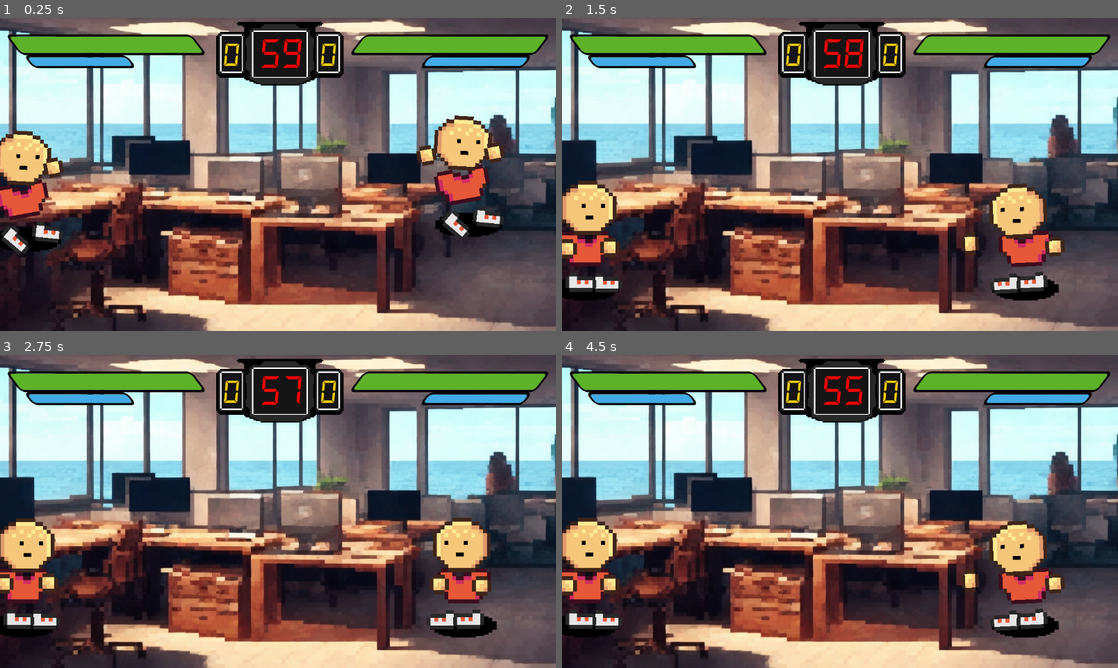
Above: before the commit, frames 1-4 (two rows, left to right).
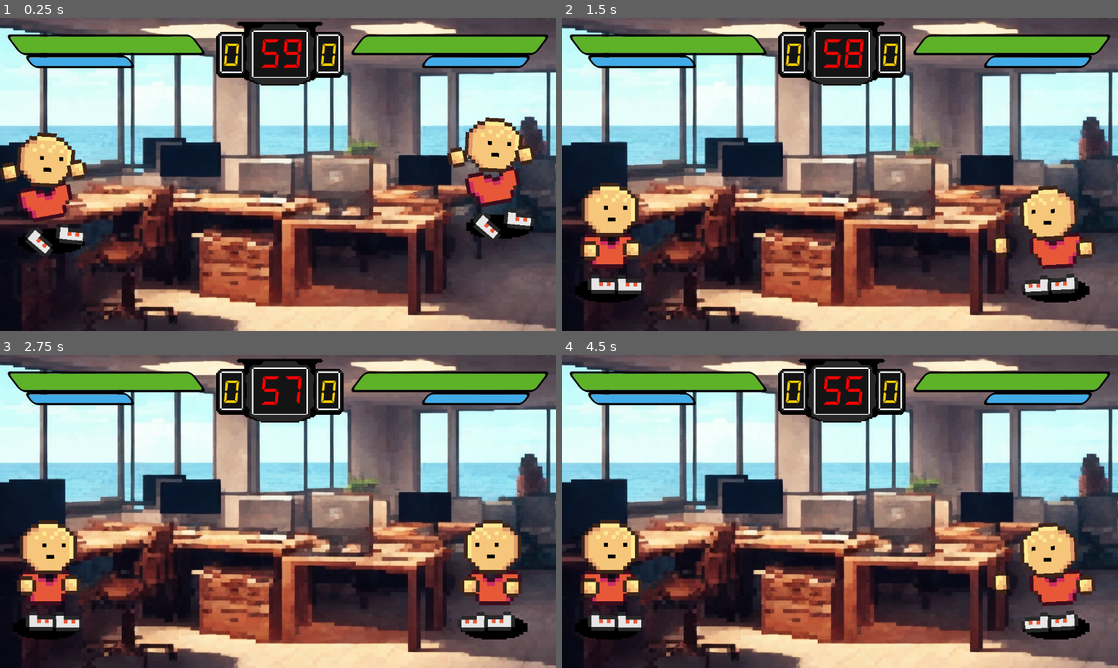
Above: after the commit, the same moments.

Repository: stranker/actionweek2023
Game: Godot game, scene res://Scenes/game_scene.tscn
Same seed, same stepped clock (60 frames per second), same inputs: the game is played once before the commit and once after it. The engine's default icon, where the game draws it, is replaced by a stand-in: a white triangle on a blue panel in a dark square.
Inputs:
- Up to frame 1 (0.25 s): no input
- Up to frame 2 (1.5 s): tap E (attack1) at 0.6 s; tap N (attack2) at 1.35 s
- Up to frame 3 (2.75 s): tap E (attack1) at 2.1 s
- Up to frame 4 (4.5 s): tap N (attack2) at 2.85, 4.35 s; tap E (attack1) at 3.6 s

The runs differ from the first frame. In frame 1, 48% of the frame differs, in the area x 0-100%, y 0-100%; in frame 2, 49%; in frame 3, 49%; in frame 4, 49%.

Commit message:
Fix input map and attack combo bug

Diff:
--- a/Action Week/Objects/dummy.gd
+++ b/Action Week/Objects/dummy.gd
@@ -413,17 +413,17 @@
 	var sucess_hit = player.hit(damage_per_combo * attack_combo, pos)
 	if sucess_hit:
 		$Hit.play()
-		if not $AttackComboTimer.is_stopped():
-			attack_combo += 1
-			if attack_combo > 3:
-				attack_combo = 1
-		$AttackComboTimer.start()
-		add_connected_hit()
 		if attack_combo == 3:
 			big_impact.emit()
 			await get_tree().create_timer(0.05).timeout
 			$TakeIt.pitch_scale = randf_range(1.1, 1.4)
 			$TakeIt.play()
+		else:
+			attack_combo += 1
+			if attack_combo > 3:
+				attack_combo = 0
+			$AttackComboTimer.start()
+		add_connected_hit()
 	pass
 
 func add_connected_hit():
--- a/Action Week/Scenes/game_scene.tscn
+++ b/Action Week/Scenes/game_scene.tscn
@@ -34,12 +34,15 @@
 # Called when the node enters the scene tree for the first time.
 func _ready():
 	players = get_tree().get_nodes_in_group(\"Player\")
+	set_process(enabled)
 	pass # Replace with function body.
 
 
 # Called every frame. 'delta' is the elapsed time since the previous frame.
 func _process(delta):
+	if not enabled: return
 	var middle_x = abs(players[0].global_position.x + players[1].global_position.x) * 0.5
+	#offset.x = 4
 	global_position.x = lerp(global_position.x, middle_x, delta * 5)
 	global_position.x = clamp(global_position.x, start_x - max_x, start_x + max_x)
 	pass
@@ -84,6 +87,7 @@
 centered = false
 
 [node name="UI" type="CanvasLayer" parent="."]
+layer = 0
 script = ExtResource("3_2llna")
 
 [node name="BigImpactRect" type="ColorRect" parent="UI"]
@@ -185,6 +189,7 @@
 [node name="Camera2D" type="Camera2D" parent="."]
 position = Vector2(480, 328)
 offset = Vector2(100, 0)
+enabled = false
 script = SubResource("GDScript_udbk3")
 
 [node name="Floor2" type="StaticBody2D" parent="Camera2D"]
--- a/Action Week/UI/player_widget.tscn
+++ b/Action Week/UI/player_widget.tscn
@@ -13,7 +13,7 @@
 @export var hits_control : Control
 @export var hits_text : Label
 @export var player : Dummy
-@export var hits_text_offset : float = 600
+@export var hits_text_offset : float = 400
 
 var showing_hits : bool = false
 var hits_control_initial_pos : Vector2
@@ -54,14 +54,12 @@
 	var tween : Tween = create_tween()
 	tween.tween_property(health_bar, \"value\", health, 0.2).set_ease(Tween.EASE_IN)
 	tween.play()
-	#health_bar.value = health
 	pass
 
 func set_stamina(stamina : int):
 	var tween : Tween = create_tween()
 	tween.tween_property(stamina_bar, \"value\", stamina, 0.2).set_ease(Tween.EASE_IN)
 	tween.play()
-	#stamina_bar.value = stamina
 	pass
 
 func set_ulti_text(special_name : String):
@@ -317,7 +315,6 @@
 anim = NodePath("Anim")
 hits_control = NodePath("Hits")
 hits_text = NodePath("Hits/Amount")
-hits_text_offset = 400.0
 
 [node name="HealthBar" type="ProgressBar" parent="."]
 layout_mode = 1
--- a/Action Week/project.godot
+++ b/Action Week/project.godot
@@ -40,7 +40,7 @@
 jump1={
 "deadzone": 0.5,
 "events": [Object(InputEventKey,"resource_local_to_scene":false,"resource_name":"","device":-1,"window_id":0,"alt_pressed":false,"shift_pressed":false,"ctrl_pressed":false,"meta_pressed":false,"pressed":false,"keycode":0,"physical_keycode":87,"key_label":0,"unicode":119,"echo":false,"script":null)
-, Object(InputEventJoypadButton,"resource_local_to_scene":false,"resource_name":"","device":0,"button_index":1,"pressure":0.0,"pressed":true,"script":null)
+, Object(InputEventJoypadButton,"resource_local_to_scene":false,"resource_name":"","device":0,"button_index":0,"pressure":0.0,"pressed":true,"script":null)
 ]
 }
 move_left2={
@@ -58,55 +58,55 @@
 jump2={
 "deadzone": 0.5,
 "events": [Object(InputEventKey,"resource_local_to_scene":false,"resource_name":"","device":-1,"window_id":0,"alt_press …(182 unchanged characters)…
-, Object(InputEventJoypadButton,"resource_local_to_scene":false,"resource_name":"","device":1,"button_index":1,"pressure":0.0,"pressed":false,"script":null)
+, Object(InputEventJoypadButton,"resource_local_to_scene":false,"resource_name":"","device":1,"button_index":0,"pressure":0.0,"pressed":true,"script":null)
 ]
 }
 attack1={
 "deadzone": 0.5,
 "events": [Object(InputEventKey,"resource_local_to_scene":false,"resource_name":"","device":-1,"window_id":0,"alt_pressed":false,"shift_pressed":false,"ctrl_pressed":false,"meta_pressed":false,"pressed":false,"keycode":0,"physical_keycode":69,"key_label":0,"unicode":101,"echo":false,"script":null)
-, Object(InputEventJoypadButton,"resource_local_to_scene":false,"resource_name":"","device":0,"button_index":0,"pressure":0.0,"pressed":true,"script":null)
+, Object(InputEventJoypadButton,"resource_local_to_scene":false,"resource_name":"","device":0,"button_index":2,"pressure":0.0,"pressed":true,"script":null)
 ]
 }
 attack2={
 "deadzone": 0.5,
 "events": [Object(InputEventKey,"resource_local_to_scene":false,"resource_name":"","device":-1,"window_id":0,"alt_pressed":false,"shift_pressed":false,"ctrl_pressed":false,"meta_pressed":false,"pressed":false,"keycode":0,"physical_keycode":78,"key_label":0,"unicode":110,"echo":false,"script":null)
-, Object(InputEventJoypadButton,"resource_local_to_scene":false,"resource_name":"","device":1,"button_index":0,"pressure":0.0,"pressed":true,"script":null)
+, Object(InputEventJoypadButton,"resource_local_to_scene":false,"resource_name":"","device":1,"button_index":2,"pressure":0.0,"pressed":true,"script":null)
 ]
 }
 special1={
 "deadzone": 0.5,
-"events": [Object(InputEventJoypadMotion,"resource_local_to_scene":false,"resource_name":"","device":0,"axis":4,"axis_value":-1.0,"script":null)
+"events": [Object(InputEventJoypadButton,"resource_local_to_scene":false,"resource_name":"","device":0,"button_index":3,"pressure":0.0,"pressed":true,"script":null)
 , Object(InputEventKey,"resource_local_to_scene":false,"resource_name":"","device":-1,"window_id":0,"alt_pressed":false,"shift_pressed":false,"ctrl_pressed":false,"meta_pressed":false,"pressed":false,"keycode":0,"physical_keycode":89,"key_label":0,"unicode":121,"echo":false,"script":null)
 ]
 }
 special2={
 "deadzone": 0.5,
-"events": [Object(InputEventJoypadMotion,"resource_local_to_scene":false,"resource_name":"","device":1,"axis":4,"axis_value":-1.0,"script":null)
+"events": [Object(InputEventJoypadButton,"resource_local_to_scene":false,"resource_name":"","device":1,"button_index":3,"pressure":0.0,"pressed":true,"script":null)
 , Object(InputEventKey,"resource_local_to_scene":false,"resource_name":"","device":-1,"window_id":0,"alt_pressed":false,"shift_pressed":false,"ctrl_pressed":false,"meta_pressed":false,"pressed":false,"keycode":0,"physical_keycode":46,"key_label":0,"unicode":46,"echo":false,"script":null)
 ]
 }
 guard1={
 "deadzone": 0.5,
-"events": [Object(InputEventJoypadButton,"resource_local_to_scene":false,"resource_name":"","device":0,"button_index":4,"pressure":0.0,"pressed":true,"script":null)
+"events": [Object(InputEventJoypadButton,"resource_local_to_scene":false,"resource_name":"","device":0,"button_index":9,"pressure":0.0,"pressed":true,"script":null)
 , Object(InputEventKey,"resource_local_to_scene":false,"resource_name":"","device":-1,"window_id":0,"alt_pressed":false,"shift_pressed":false,"ctrl_pressed":false,"meta_pressed":false,"pressed":false,"keycode":0,"physical_keycode":82,"key_label":0,"unicode":114,"echo":false,"script":null)
 ]
 }
 guard2={
 "deadzone": 0.5,
 "events": [Object(InputEventKey,"resource_local_to_scene":false,"resource_name":"","device":-1,"window_id":0,"alt_pressed":false,"shift_pressed":false,"ctrl_pressed":false,"meta_pressed":false,"pressed":false,"keycode":0,"physical_keycode":77,"key_label":0,"unicode":109,"echo":false,"script":null)
-, Object(InputEventJoypadButton,"resource_local_to_scene":false,"resource_name":"","device":1,"button_index":4,"pressure":0.0,"pressed":true,"script":null)
+, Object(InputEventJoypadButton,"resource_local_to_scene":false,"resource_name":"","device":1,"button_index":9,"pressure":0.0,"pressed":true,"script":null)
 ]
 }
 grab1={
 "deadzone": 0.5,
 "events": [Object(InputEventKey,"resource_local_to_scene":false,"resource_name":"","device":-1,"window_id":0,"alt_pressed":false,"shift_pressed":false,"ctrl_pressed":false,"meta_pressed":false,"pressed":false,"keycode":0,"physical_keycode":84,"key_label":0,"unicode":116,"echo":false,"script":null)
-, Object(InputEventJoypadButton,"resource_local_to_scene":false,"resource_name":"","device":0,"button_index":5,"pressure":0.0,"pressed":true,"script":null)
+, Object(InputEventJoypadButton,"resource_local_to_scene":false,"resource_name":"","device":0,"button_index":10,"pressure":0.0,"pressed":true,"script":null)
 ]
 }
 grab2={
 "deadzone": 0.5,
 "events": [Object(InputEventKey,"resource_local_to_scene":false,"resource_name":"","device":-1,"window_id":0,"alt_pressed":false,"shift_pressed":false,"ctrl_pressed":false,"meta_pressed":false,"pressed":false,"keycode":0,"physical_keycode":44,"key_label":0,"unicode":44,"echo":false,"script":null)
-, Object(InputEventJoypadButton,"resource_local_to_scene":false,"resource_name":"","device":1,"button_index":5,"pressure":0.0,"pressed":true,"script":null)
+, Object(InputEventJoypadButton,"resource_local_to_scene":false,"resource_name":"","device":1,"button_index":10,"pressure":0.0,"pressed":true,"script":null)
 ]
 }
 
